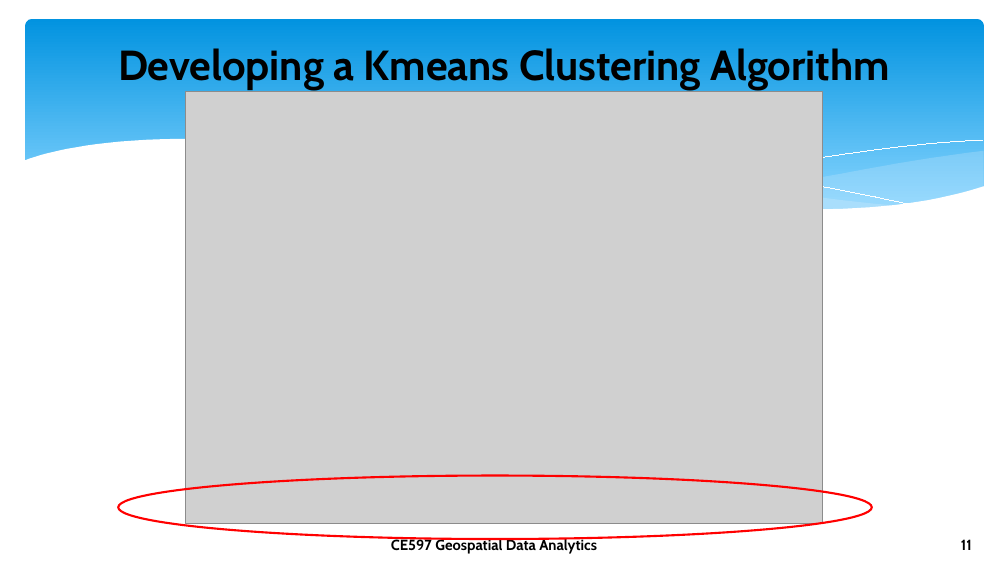
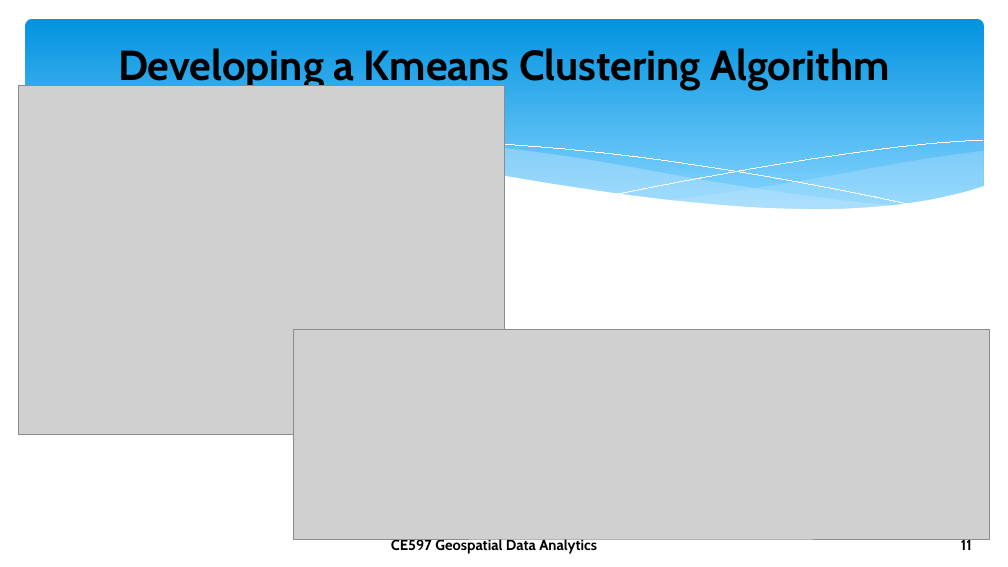
Before and after one commit to Foxhound013/CE-597_GDA, a slide deck: slide 11 of project3/reports/WLoganDowning_P3.pptx. Drawn at 1008x567 pixels with LibreOffice and Linux fonts; fonts in the diff are those of the drawing; grey boxes stand for pictures; background and template pictures are left out. Boxes give left, top, right and bottom in pixels: in the first picture for what was removed or moved away, otherwise in the second. Text is boxed around its words. In the diff, an @@ line names an element or a change of style, - is before the commit and + after.

Commit message:
Fixing Kmeans and updating Arc Project.

```diff
--- a/project3/reports/WLoganDowning_P3.pptx
+++ b/project3/reports/WLoganDowning_P3.pptx
@@ picture added at bbox=[19, 85, 504, 435] @@
@@ picture removed at bbox=[185, 91, 823, 523] @@
@@ picture added at bbox=[293, 329, 989, 539] @@
@@ ellipse removed at bbox=[118, 476, 872, 539] @@
```
Also in this commit, not shown: 2 other slides changed, 1 slide added, 9 other files.
